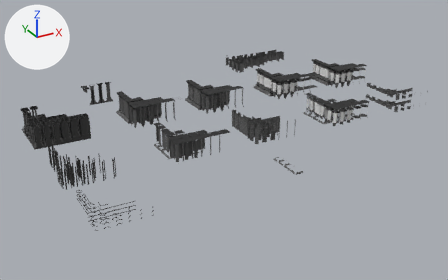
A saved change to the FBX model Assets/Art/Models/Structures/Walls/SteelWalls.fbx.
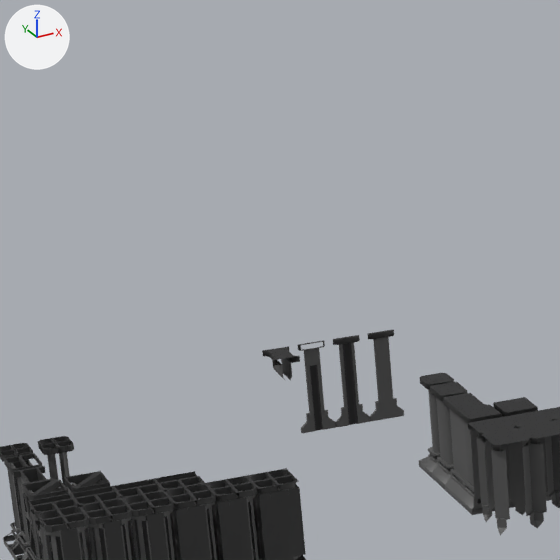
Each version appears first whole from a camera (50 mm lens) standing at (-40.5, -57.0, 26.7) and looking at (-9.0, 0.2, -2.0), and next in a close-up on the part from 5% to 33% of the width and 2% to 48% of the height. Lighting does not change. The marker at upper left points along +X, +Y and +Z. Where no turn or scale is listed for an object, it has been applied to the vertices. Vertices at the same position are counted once.

The scene before the commit, as lines of its bpy script (objects in view):
```python
ob_steeldoorframe = bpy.data.objects.new('SteelDoorFrame', me_cube_025)
ob_steeldoorframe.location = (-19.0, 13.0, 0.0)
ob_steeldoorframe.rotation_euler = (1.571, 0.0, 0.0)  # degrees (90, 0, 0)
ob_steeldoorframeshort = bpy.data.objects.new('SteelDoorFrameShort', me_cube_027)
ob_steeldoorframeshort.location = (-20.0, 13.0, 0.0)
ob_steeldoorframeshort.rotation_euler = (1.571, 0.0, 0.0)  # degrees (90, 0, 0)
ob_steeldoorheader = bpy.data.objects.new('SteelDoorHeader', me_cube_2726)
ob_steeldoorheader.location = (-21.0, 13.0, 0.0)
ob_steelgirderl1 = bpy.data.objects.new('SteelGirderL1', me_cube_1799)
ob_steelgirderl1.location = (-29.0, 6.0, 0.0)
ob_steelwallcap = bpy.data.objects.new('SteelWallCap', me_cube_2729)
ob_steelwallcap.location = (-18.0, 13.0, 0.0)
ob_steelwallcap.rotation_euler = (1.571, 0.0, 0.0)  # degrees (90, 0, 0)
# also in view: 'SteelGirderX4' at (-26.0, 4.0, 1.3); 'SteelGirderL2' at (-28.0, 6.0, 1.3); 'SteelGirderT2' at (-28.0, 5.0, 1.3); 'SteelGirderX1' at (-29.0, 4.0, 1.3); 'SteelWallX2' at (-17.0, 4.0, 1.4)
```
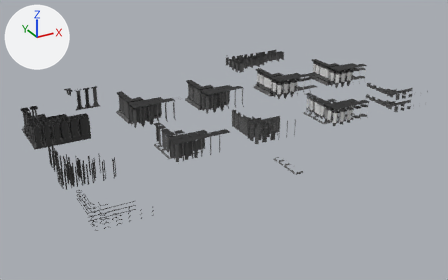
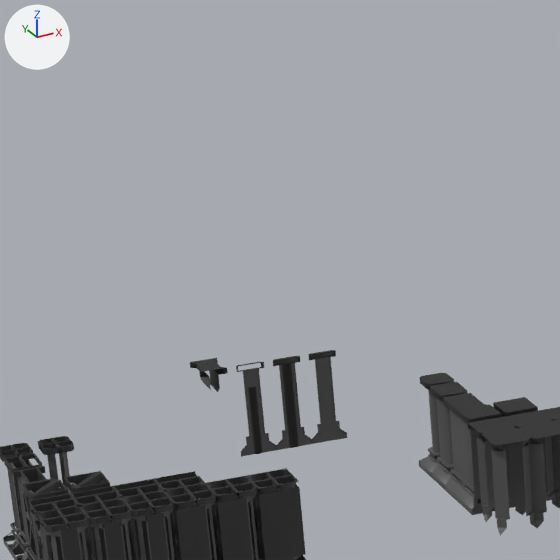
The newer file is also turned or shifted as a whole; pictures and numbers use the older file's frame.

Boxes [x1, y1, x2, y2] around the edits, measured in the close-ups (560 x 560 px):
```json
{"object": "SteelDoorFrame", "change": "moved, turned", "before": [333, 335, 370, 427], "after": [273, 356, 312, 450]}
{"object": "SteelWallCap", "change": "moved, turned", "before": [368, 330, 404, 421], "after": [309, 350, 347, 444]}
{"object": "SteelDoorFrameShort", "change": "moved, turned", "before": [298, 341, 336, 433], "after": [236, 362, 277, 457]}
{"object": "SteelDoorHeader", "change": "mesh moved", "before": [262, 346, 300, 380], "after": [190, 358, 228, 392]}
```

The change, as JSON lines over the scene's bpy script:
```json
{"block": "me_cube_2726", "where": "me_cube_2726.from_pydata(...)  # 76 vertices, 50 faces; spans x -0.375..0.375, y -0.467..0.467, z 1.926..2.585"}
{"block": "me_cube_2726", "where": "# used by ob_steeldoorheader; location = (-21.0, 13.0, 0.0)"}
{"block": "me_cube_2726", "change": "me_cube_2726 part 1: the whole mesh is moved by (-2.0, 0.0, 0.0)"}
{"op": "set", "path": "ob_steeldoorframe.location", "old": "(-19.0, 13.0, 0.0)", "new": "(-21.0, 13.0, 0.0)"}
{"op": "set", "path": "ob_steeldoorframe.rotation_euler", "old": "(1.571, 0.0, 0.0)", "new": "(1.571, 0.0, 3.142)", "note": "degrees (90, 0, 0) -> degrees (90, 0, 180)"}
{"op": "set", "path": "ob_steelwallcap.location", "old": "(-18.0, 13.0, 0.0)", "new": "(-20.0, 13.0, 0.0)"}
{"op": "set", "path": "ob_steelwallcap.rotation_euler", "old": "(1.571, 0.0, 0.0)", "new": "(1.571, 0.0, 3.142)", "note": "degrees (90, 0, 0) -> degrees (90, 0, 180)"}
{"op": "set", "path": "ob_steeldoorframeshort.location", "old": "(-20.0, 13.0, 0.0)", "new": "(-22.0, 13.0, 0.0)"}
{"op": "set", "path": "ob_steeldoorframeshort.rotation_euler", "old": "(1.571, 0.0, 0.0)", "new": "(1.571, 0.0, 3.142)", "note": "degrees (90, 0, 0) -> degrees (90, 0, 180)"}
```
